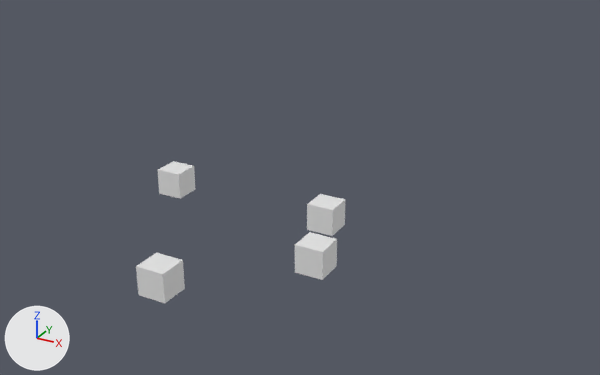
What one commit did to the glTF model public/models/world.glb.
One viewpoint serves both versions: a 50 mm camera at (28.8, -41.7, 26.1) aimed at (-0.6, 11.6, -0.5). Arrows for +X, +Y and +Z are at lower left; the lights stay in place.
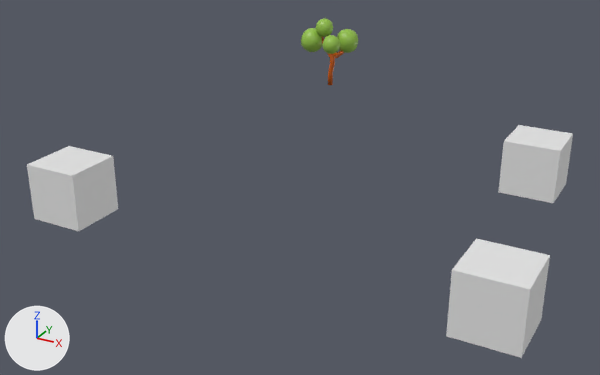
The change in detail:
Picture 'ImphenziaPalette01-256-Gradient' (img_imphenziapalette01_256_gradient) is new.
Material 'Material.005' (mat_material_005) is new.
Its texture is img_imphenziapalette01_256_gradient.
Its roughness is 0.4.
Mesh me_cylinder_002 is new.
It has 344 vertices, 668 faces and spans x -3.47..2.46, y -2.44..2.84, z -0.01..7.15.
It uses material mat_material_005 (picture img_imphenziapalette01_256_gradient).
Object 'Cube' (ob_cube) moves from (0.0, -6.98, 0.74) to (-12.47, -0.91, 1.78).
Object 'Cube' (ob_cube) is rescaled from (1.0, 1.0, 1.0) to (2.13, 2.13, 2.13).
Object 'Cube.001' (ob_cube_001) moves from (6.98, 0.05, 0.74) to (19.04, -0.91, 1.78).
Object 'Cube.001' (ob_cube_001) is rescaled from (1.0, 1.0, 1.0) to (2.13, 2.13, 2.13).
Object 'Cube.002' (ob_cube_002) moves from (4.77, 5.8, 0.74) to (15.81, 20.07, 1.78).
Object 'Cube.002' (ob_cube_002) is rescaled from (1.0, 1.0, 1.0) to (2.13, 2.13, 2.13).
Object 'Cube.003' (ob_cube_003) is deleted.
Object 'Low poly tree' (ob_low_poly_tree) is new; it shows me_cylinder_002.
Its location is (-10.53, 36.58, 0.0).

Boxes (x1, y1, x2, y2) around the edits, measured in the pictures (600 x 375 px):
'Cube.001', moved, rescaled (144% wider, 145% taller): before (295, 232, 337, 280); after (446, 239, 550, 358)
'Cube', moved, rescaled (84% wider, 69% taller): before (136, 253, 185, 303); after (27, 146, 118, 231)
'Cube.002', moved, rescaled (95% wider, 84% taller): before (307, 194, 345, 236); after (498, 125, 573, 203)
'Low poly tree', added (green): after (301, 18, 358, 85)
'Cube.003', deleted: before (158, 161, 195, 199)
